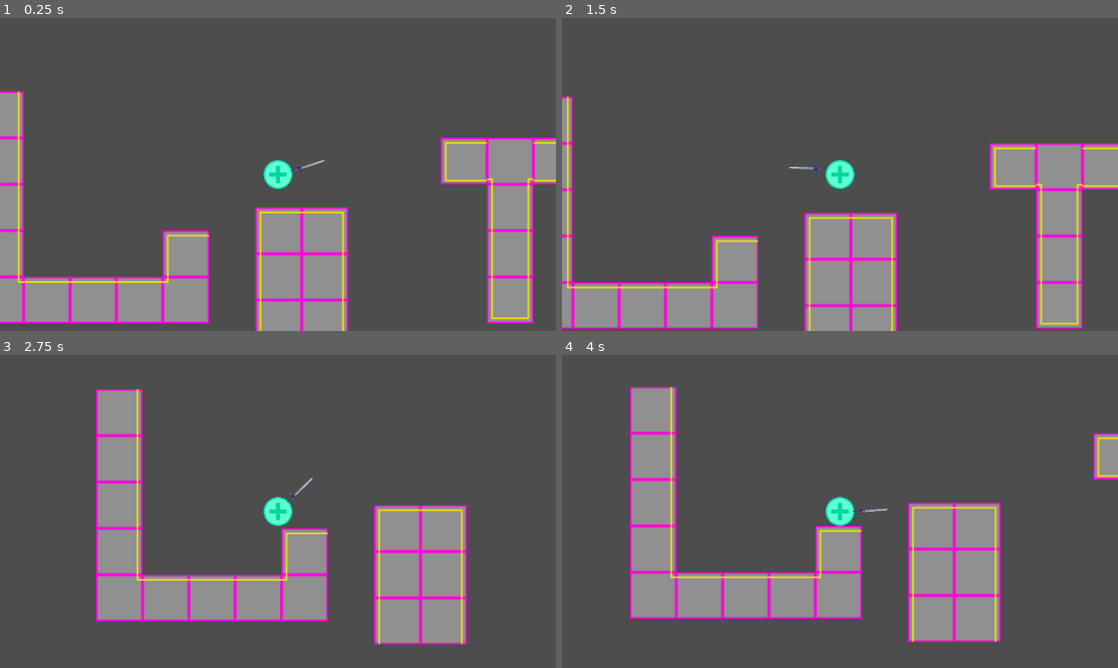
Above: before the commit, frames 1-4 (two rows, left to right).
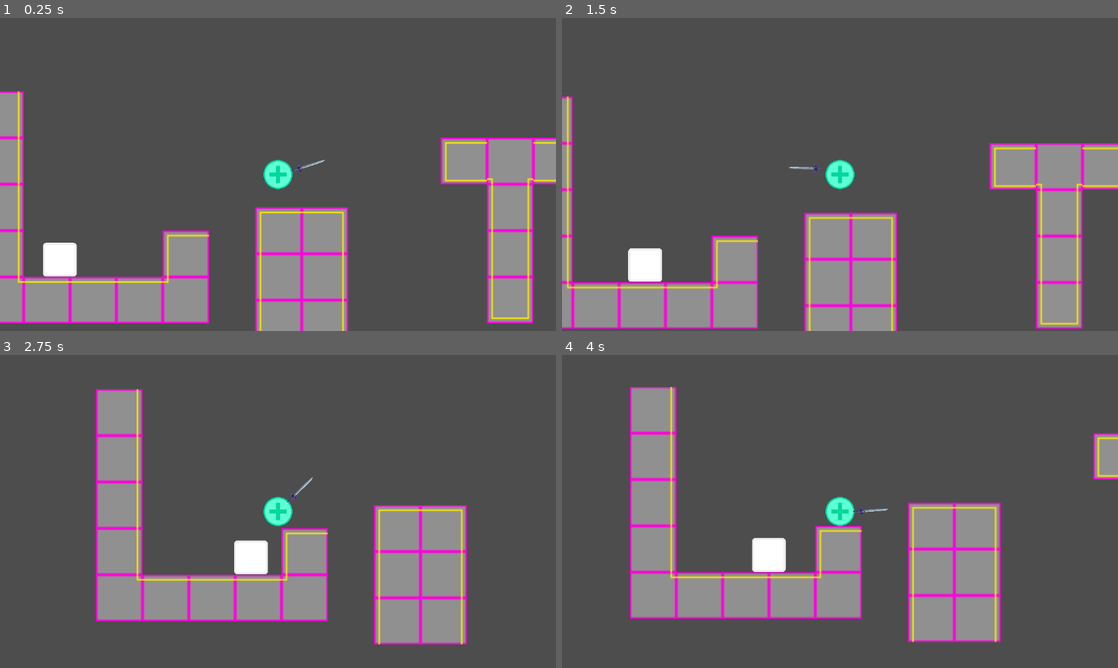
Above: after the commit, the same moments.

Repository: SamppuS/Weakest_bubble
Game: Godot game, scene res://Scenes/World.tscn
Same seed, same stepped clock (60 frames per second), same inputs: the game is played once before the commit and once after it.
Inputs (mouse positions are in pixels of both pictures, inside the frame that each line leads up to):
- Up to frame 1 (0.25 s): no input
- Up to frame 2 (1.5 s): move the mouse to (962, 158) at 0.52 s; move the mouse to (728, 190) at 1.27 s
- Up to frame 3 (2.75 s): move the mouse to (333, 442) at 2.02 s
- Up to frame 4 (4 s): move the mouse to (812, 574) at 2.77 s; move the mouse to (1006, 558) at 3.52 s

The runs differ from the first frame. In frame 1, 0.7% of the frame differs, in the area x 7-14%, y 71-83%; in frame 2, 0.6%; in frame 3, 0.7%, in the area x 42-49%, y 59-71%; in frame 4, 0.7%.

Commit message:
enemy

Diff:
--- a/Scenes/World.tscn
+++ b/Scenes/World.tscn
@@ -1,7 +1,8 @@
-[gd_scene load_steps=8 format=4 uid="uid://cnvmj74fmtu0a"]
+[gd_scene load_steps=9 format=4 uid="uid://cnvmj74fmtu0a"]
 
 [ext_resource type="PackedScene" uid="uid://bt5fji5342xuf" path="res://Scenes/Bubble.tscn" id="1_ct2yy"]
 [ext_resource type="Texture2D" uid="uid://ddd5jpecsme4k" path="res://Images/tileSet.png" id="2_g6k0o"]
+[ext_resource type="PackedScene" uid="uid://dlvnog3euhiho" path="res://Scenes/crawlid.tscn" id="3_81h1t"]
 
 [sub_resource type="TileSetAtlasSource" id="TileSetAtlasSource_lf16j"]
 texture = ExtResource("2_g6k0o")
@@ -264,7 +265,8 @@
 7:1/0/physics_layer_0/polygon_0/points = PackedVector2Array(-16.25, -16, 15.75, -16.25, 15.75, 16, -16.25, 15.5)
 
 [sub_resource type="TileSet" id="TileSet_upcj1"]
-physics_layer_0/collision_layer = 1
+physics_layer_0/collision_layer = 3
+physics_layer_0/collision_mask = 3
 sources/1 = SubResource("TileSetAtlasSource_lf16j")
 
 [sub_resource type="TileSetAtlasSource" id="TileSetAtlasSource_b8uwr"]
@@ -406,6 +408,9 @@
 
 [node name="World" type="Node2D"]
 
+[node name="Crawlid" parent="." instance=ExtResource("3_81h1t")]
+position = Vector2(-132, 12)
+
 [node name="Bubble" parent="." instance=ExtResource("1_ct2yy")]
 position = Vector2(34, -66)
 
--- /dev/null
+++ b/Scenes/crawlid.gd
@@ -0,0 +1,16 @@
+extends Node2D
+var dir: float = 20
+
+# Called when the node enters the scene tree for the first time.
+func _ready() -> void:
+	half_second()
+	pass # Replace with function body.
+
+func half_second():
+	await get_tree().create_timer(0.5).timeout
+	if(%RayCast2DLeft.is_colliding() or %RayCast2DRight.is_colliding()):
+		dir = dir*-1
+	half_second()
+# Called every frame. 'delta' is the elapsed time since the previous frame.
+func _process(delta: float) -> void:
+	%Area2D.position.x += dir * delta
--- /dev/null
+++ b/Scenes/crawlid.tscn
@@ -0,0 +1,35 @@
+[gd_scene load_steps=4 format=3 uid="uid://dlvnog3euhiho"]
+
+[ext_resource type="Script" path="res://Scenes/crawlid.gd" id="1_o4rpg"]
+[ext_resource type="Texture2D" uid="uid://buhksaapngga5" path="res://Images/Testikuvat/BasicShapes/Neliöt/Neliö2.png" id="2_qkt1y"]
+
+[sub_resource type="RectangleShape2D" id="RectangleShape2D_j28v2"]
+size = Vector2(582.062, 583.376)
+
+[node name="Crawlid" type="Node2D"]
+script = ExtResource("1_o4rpg")
+
+[node name="Area2D" type="Area2D" parent="."]
+unique_name_in_owner = true
+scale = Vector2(0.0399997, 0.0399997)
+
+[node name="CollisionShape2D" type="CollisionShape2D" parent="Area2D"]
+position = Vector2(-0.592804, 1.68681)
+shape = SubResource("RectangleShape2D_j28v2")
+
+[node name="Sprite2D" type="Sprite2D" parent="Area2D"]
+texture = ExtResource("2_qkt1y")
+
+[node name="RayCast2DLeft" type="RayCast2D" parent="Area2D"]
+unique_name_in_owner = true
+target_position = Vector2(-400, 0)
+collision_mask = 2
+hit_from_inside = true
+collide_with_areas = true
+
+[node name="RayCast2DRight" type="RayCast2D" parent="Area2D"]
+unique_name_in_owner = true
+target_position = Vector2(400, 0)
+collision_mask = 2
+hit_from_inside = true
+collide_with_areas = true
